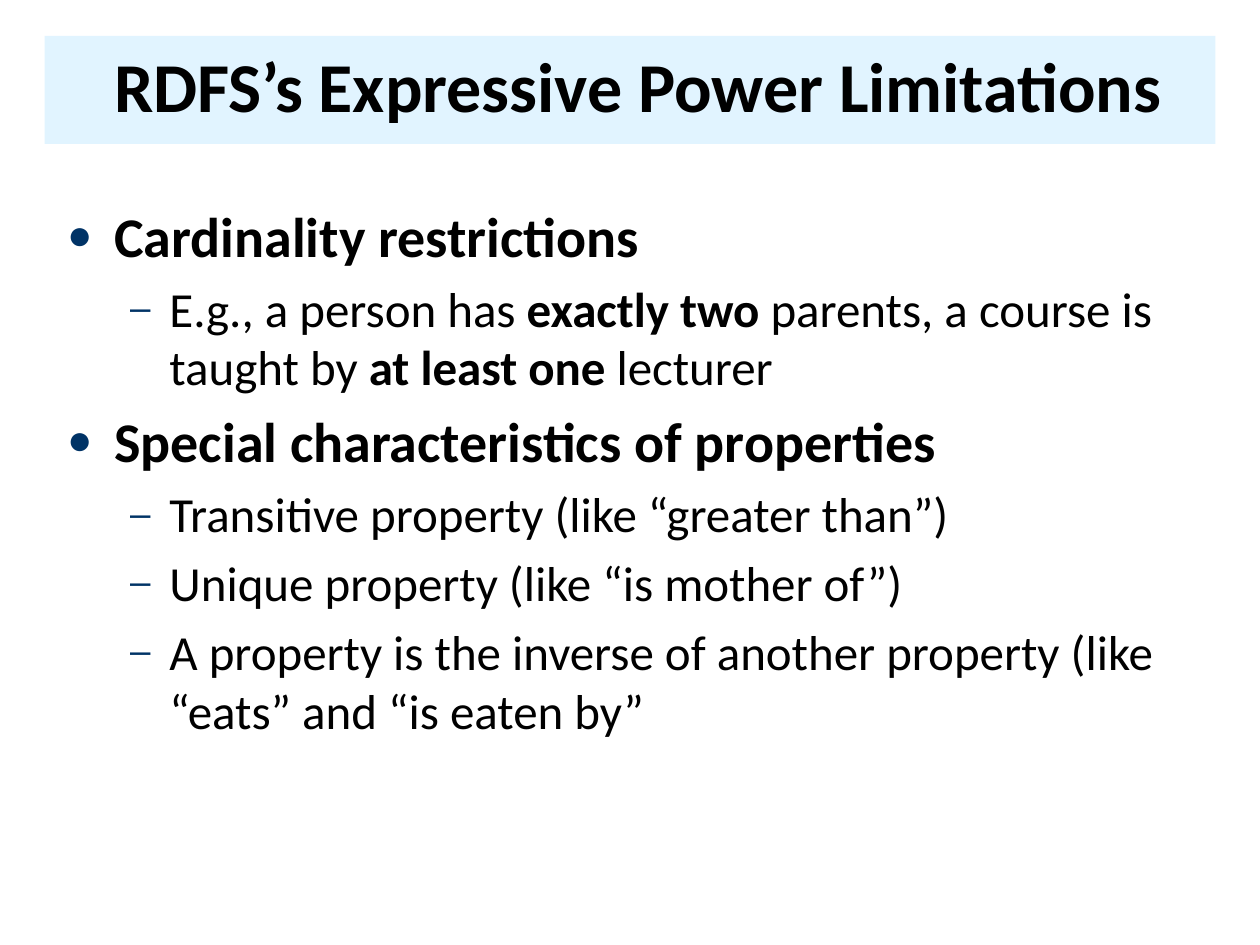
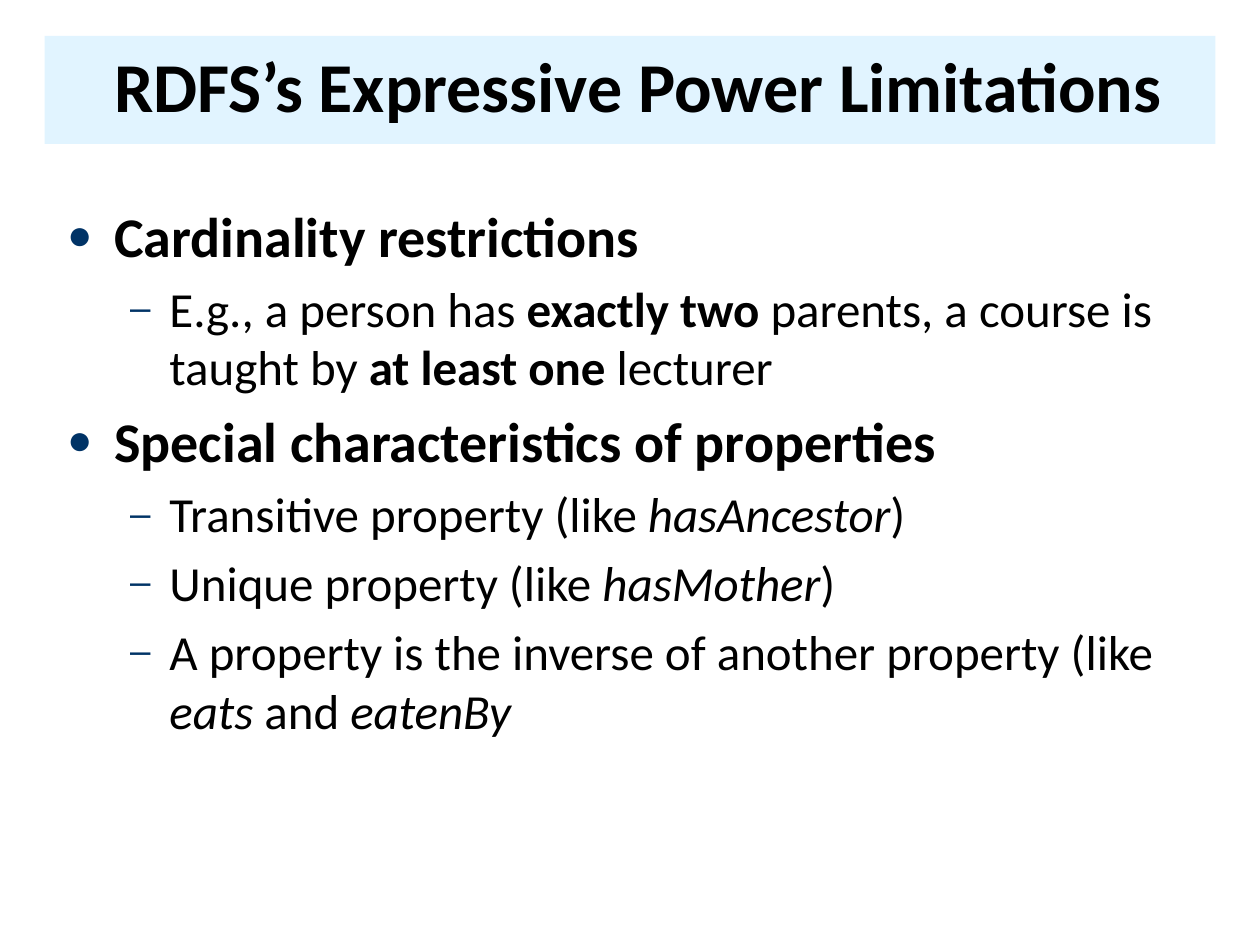
Before and after one commit to UMBC-CMSC-491-691-F19-Knowledge-Graphs/class_material, a slide deck: slide 15 of notes/07_owl/07OWL.pptx (slide 21 before the commit). Drawn at 1260x945 pixels with LibreOffice and Linux fonts; fonts in the diff are those of the drawing. Boxes give left, top, right and bottom in pixels: in the first picture for what was removed or moved away, otherwise in the second. Text is boxed around its words. In the diff, an @@ line names an element or a change of style, - is before the commit and + after.

```diff
--- a/notes/07_owl/07OWL.pptx
+++ b/notes/07_owl/07OWL.pptx
@@ text at (x1=169, y1=496, x2=1153, y2=737): text changed @@
-  – Transitive property (like “greater than”)
-  – Unique property (like “is mother of”)
-  – A property is the inverse of another property (like “eats” and “is eaten by”
+  – Transitive property (like hasAncestor)
+  – Unique property (like hasMother)
+  – A property is the inverse of another property (like eats and eatenBy
```
Also in this commit, not shown: 19 other slides changed, 12 slides removed, 24 other files.
